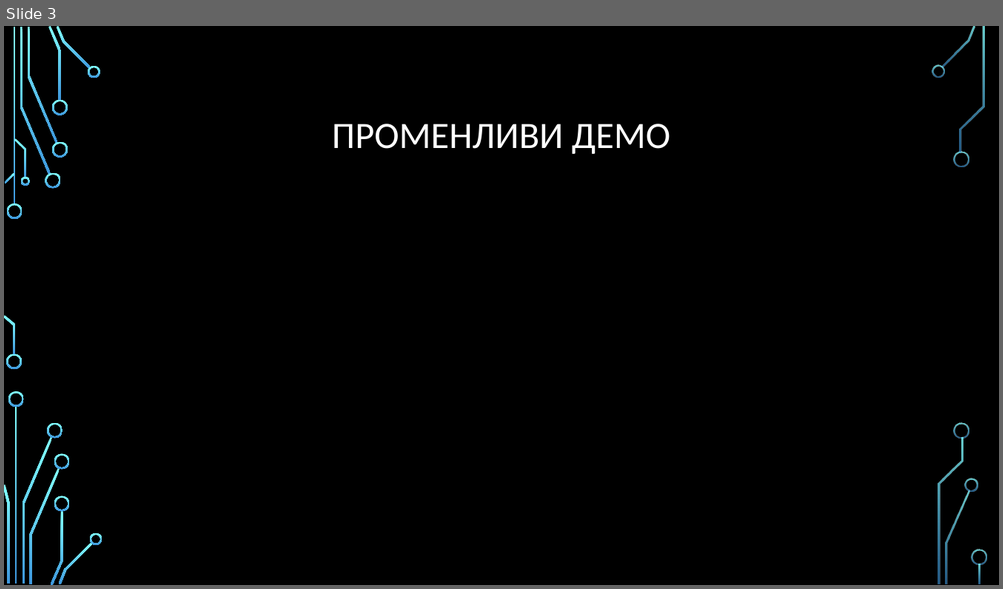
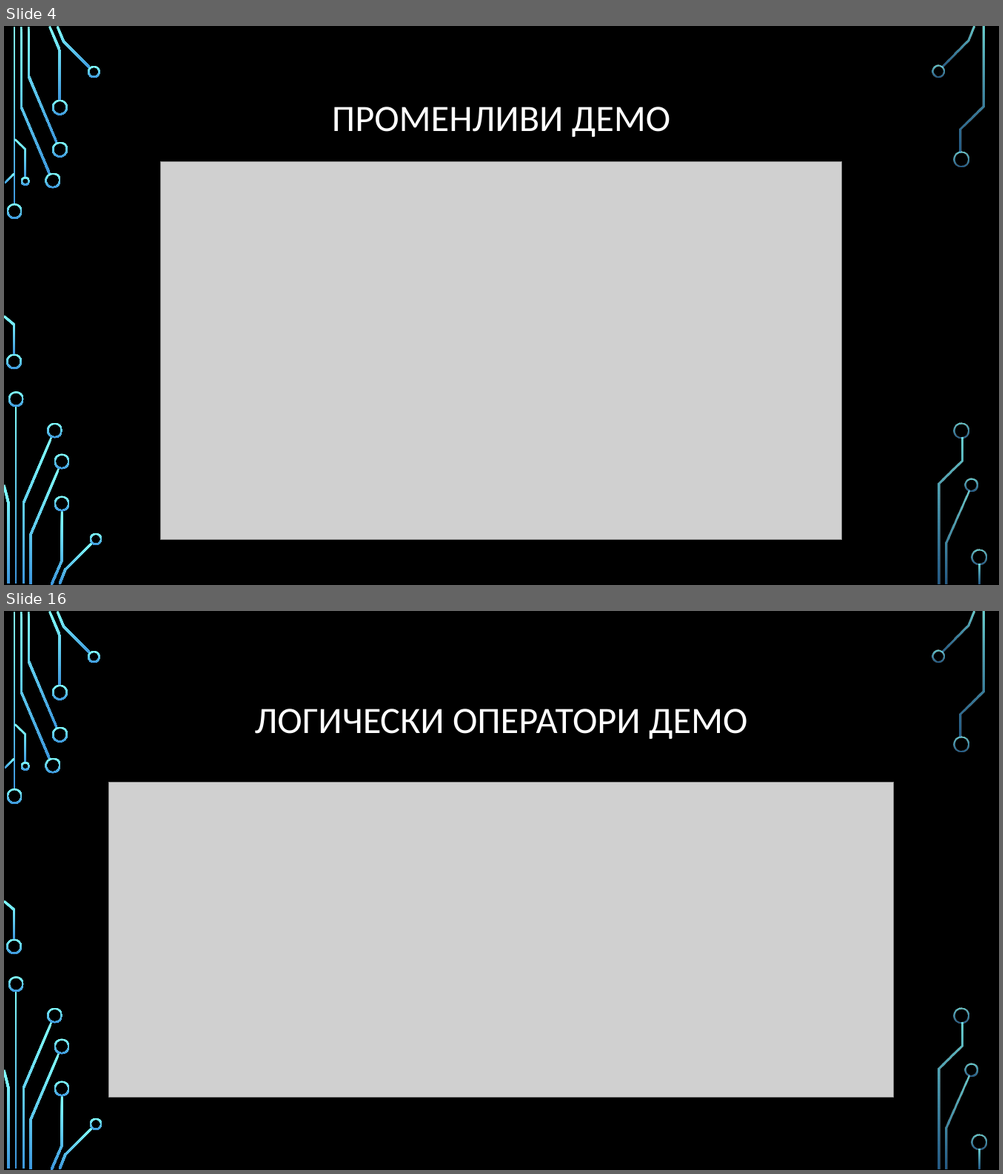
Before and after one commit to Bilyukov/java-course, a slide deck: 02.java-basics.pptx. Shown one above the other, each under a label of ours: slide 3 before the commit, slides 4 and 16 after it; the slides between them are not shown. The pictures are 1003x589 and 1003x1174 pixels, drawn with LibreOffice and Linux fonts; fonts in the diff are those of the drawing; grey boxes stand for pictures; background and template pictures are left out. Boxes give left, top, right and bottom in pixels: in the first picture for what was removed or moved away, otherwise in the second. Text is boxed around its words. In the diff, an @@ line names an element or a change of style, - is before the commit and + after.

```diff
--- a/02.java-basics.pptx
+++ b/02.java-basics.pptx
@@ slide 16 added at (4, 611, 999, 1170), background picture (left out); not listed: 36 template elements that a slide beside it also shows @@
@@ title added at (255, 709, 747, 739), 36 pt, text #FFFFFF @@
+ЛОГИЧЕСКИ ОПЕРАТОРИ ДЕМО
@@ picture added at (109, 782, 893, 1097) @@
@@ what was slide 3 is now slide 4 @@
@@ slide 4 changed as well @@
@@ title "ПРОМЕНЛИВИ ДЕМО": place and size @@
-title "ПРОМЕНЛИВИ ДЕМО" at (332, 124, 670, 154)
+title "ПРОМЕНЛИВИ ДЕМО" at (332, 107, 670, 137)
@@ picture added at (161, 162, 842, 540) @@
```
Also in this commit, not shown: 1 other slide changed, 21 other slides added, 21 other files.
